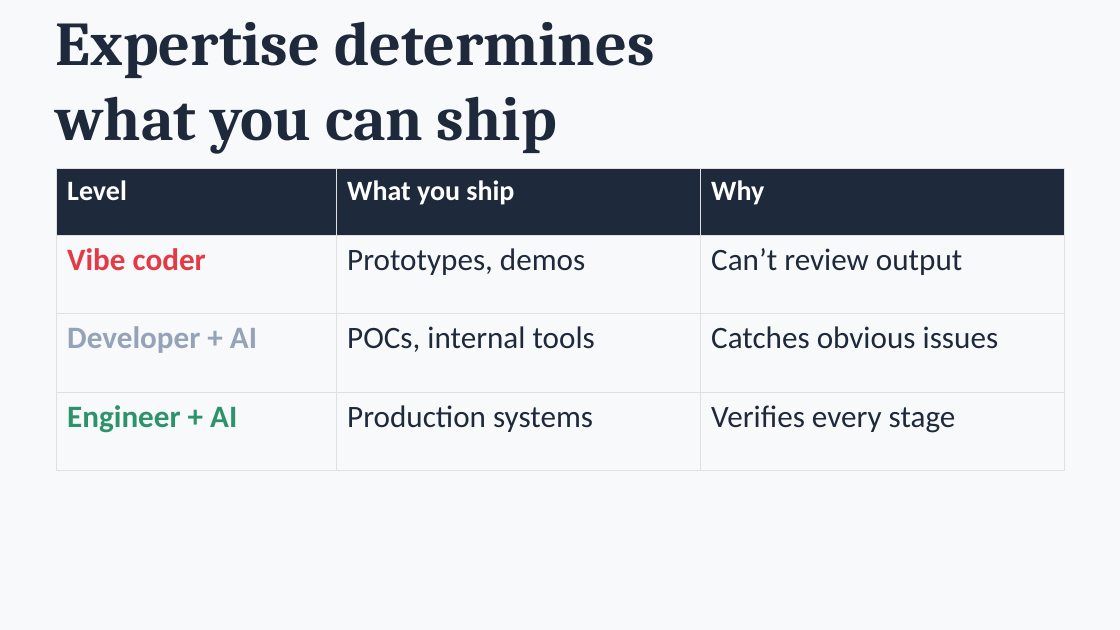
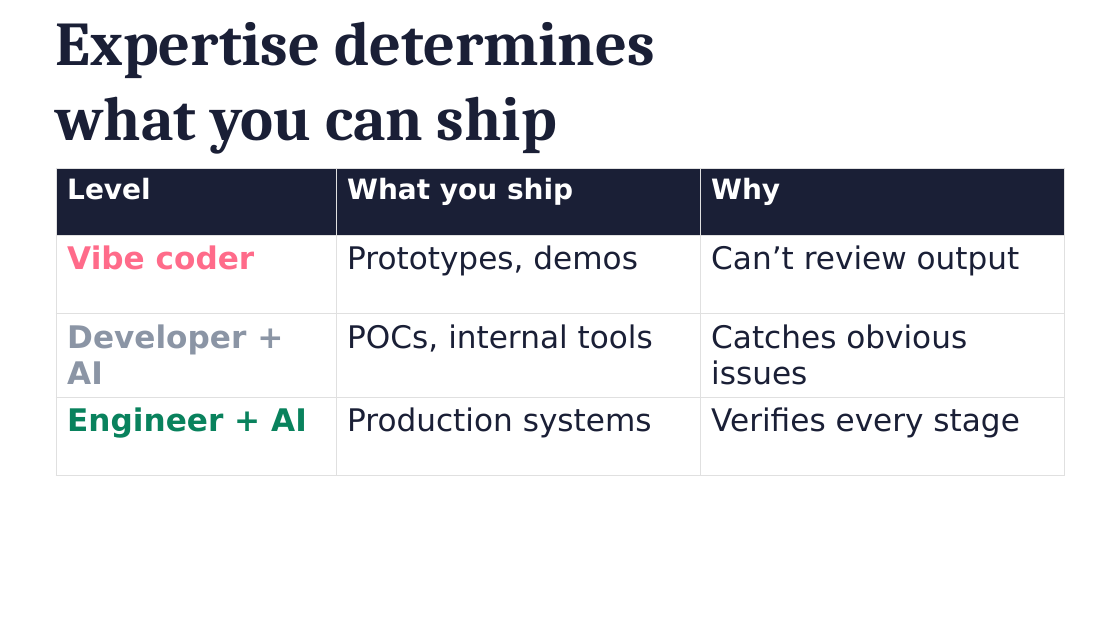
Before and after one commit to michaelengland/ai-best-practices, a slide deck: slide 14 of decks/builder/builder.pptx. Drawn at 1120x630 pixels with LibreOffice and Linux fonts; fonts in the diff are those of the drawing. Boxes give left, top, right and bottom in pixels: in the first picture for what was removed or moved away, otherwise in the second. Text is boxed around its words. In the diff, an @@ line names an element or a change of style, - is before the commit and + after.

```diff
--- a/decks/builder/builder.pptx
+++ b/decks/builder/builder.pptx
@@ background #F8F9FA to #FFFFFF @@
@@ table at (56, 168, 1064, 442) @@
@@ fill #1E293B to #1A1F36 in row 1 @@
@@ font Calibri to DejaVu Sans @@
@@ text colour #E63946 to #FF6B8A in "Vibe coder" @@
@@ text colour #1E293B to #1A1F36 in "Prototypes, demos", "Can’t review output", "POCs, internal tools", "Catches obvious issues" and 2 more places @@
@@ text colour #94A3B8 to #8B95A5 in "Developer + AI" @@
@@ text colour #2D936C to #09825D in "Engineer + AI" @@
```
Also in this commit, not shown: 54 other slides changed, 34 other files.
